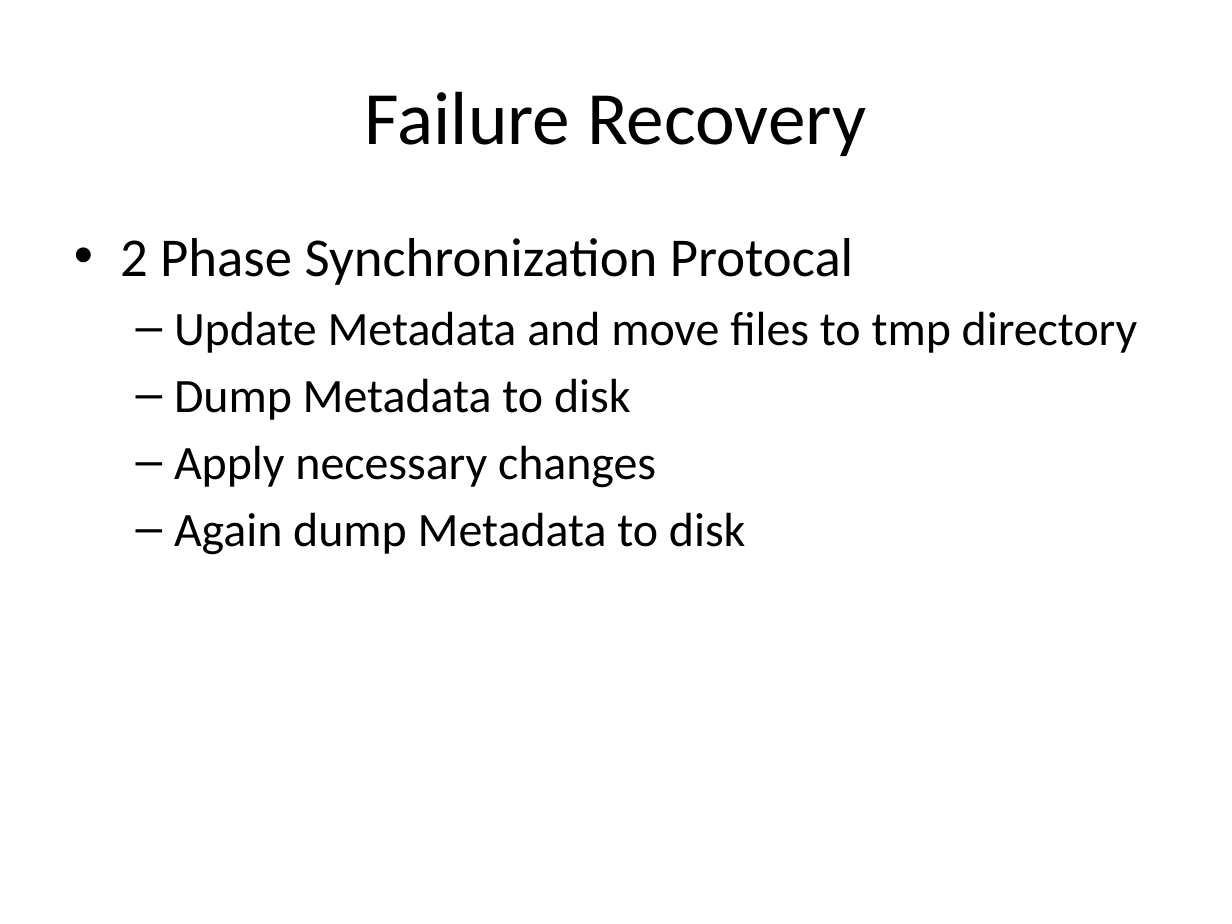
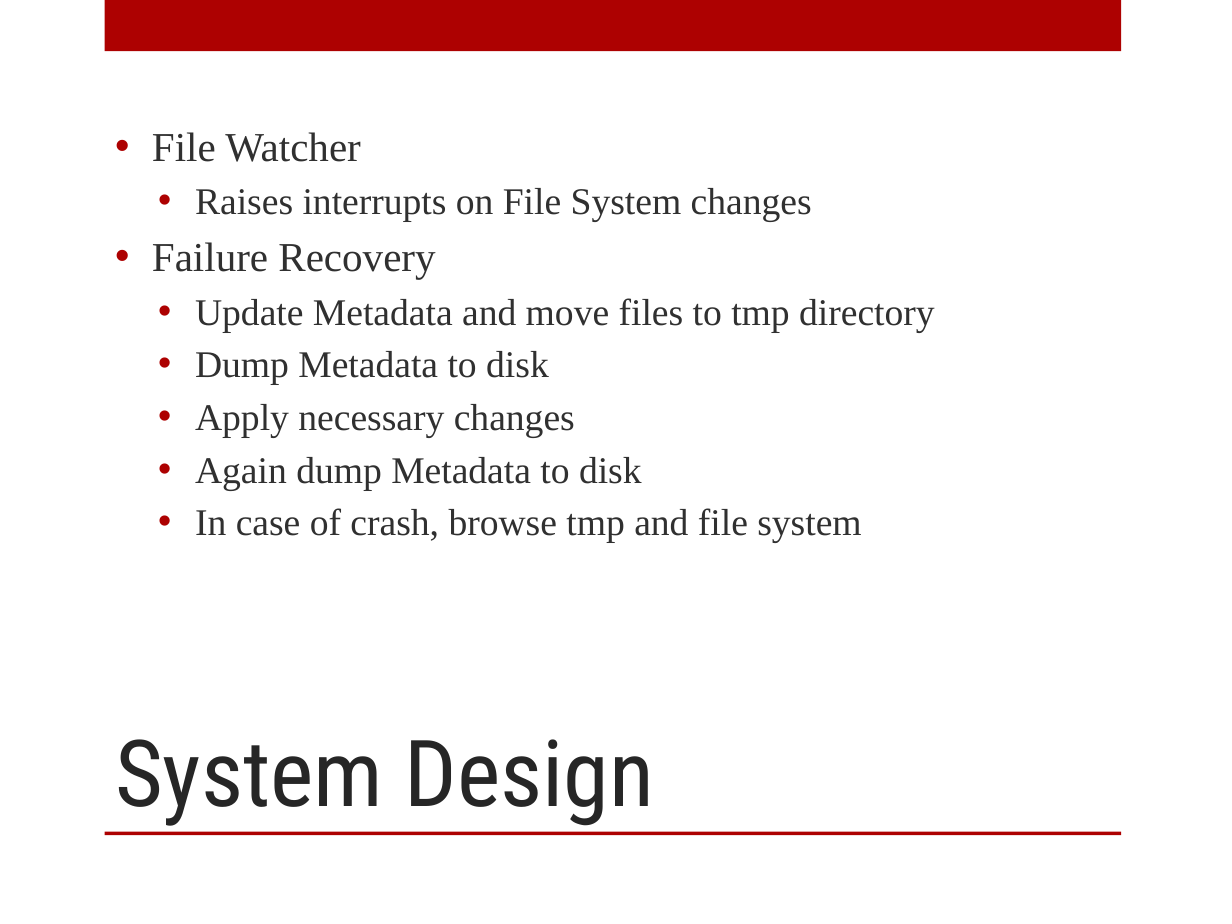
Before and after one commit to jnhnum1/fss, a slide deck: slide 4 of Report/Slides_v1.pptx (slide 5 before the commit). Drawn at 1232x924 pixels with LibreOffice and Linux fonts; fonts in the diff are those of the drawing; background and template pictures are left out. Boxes give left, top, right and bottom in pixels: in the first picture for what was removed or moved away, otherwise in the second. Text is boxed around its words. In the diff, an @@ line names an element or a change of style, - is before the commit and + after.

Commit message:
presentation

```diff
--- a/Report/Slides_v1.pptx
+++ b/Report/Slides_v1.pptx
@@ rectangle added at (105,0,1121,52), fill #AD0101 @@
@@ text "File Watcher": place and size @@
-text "File Watcher" at (120,238,1137,555)
+text "File Watcher" at (152,132,935,543)
@@ text "File Watcher" at (152,132,935,543): vertical alignment top to middle @@
@@ title removed at (365,91,866,156) @@
-Failure Recovery
@@ text at (152,132,812,279): text changed; size 32 to 22 pt; font Calibri to Times New Roman; text colour #000000 to #303030 @@
-• 2 Phase Synchronization Protocal
+• File Watcher
+  • Raises interrupts on File System changes
+• Failure Recovery
@@ text at (195,298,935,491): size 28 to 22 pt, font Calibri to Times New Roman, text colour #000000 to #303030 in "Update Metadata and move files to tmp ...", "Dump Metadata to disk", "Apply necessary changes", "Again dump Metadata to disk"; bullet – to •; less space between paragraphs @@
@@ text at (195,508,861,543): paragraph added @@
+  • In case of crash, browse tmp and file system
@@ title added at (115,739,654,826), 54 pt, text #262626 @@
+System Design
@@ rectangle added at (105,832,1121,835), fill #AD0101 @@
```
Also in this commit, not shown: 2 other slides changed, 2 slides added, 3 slides removed.
